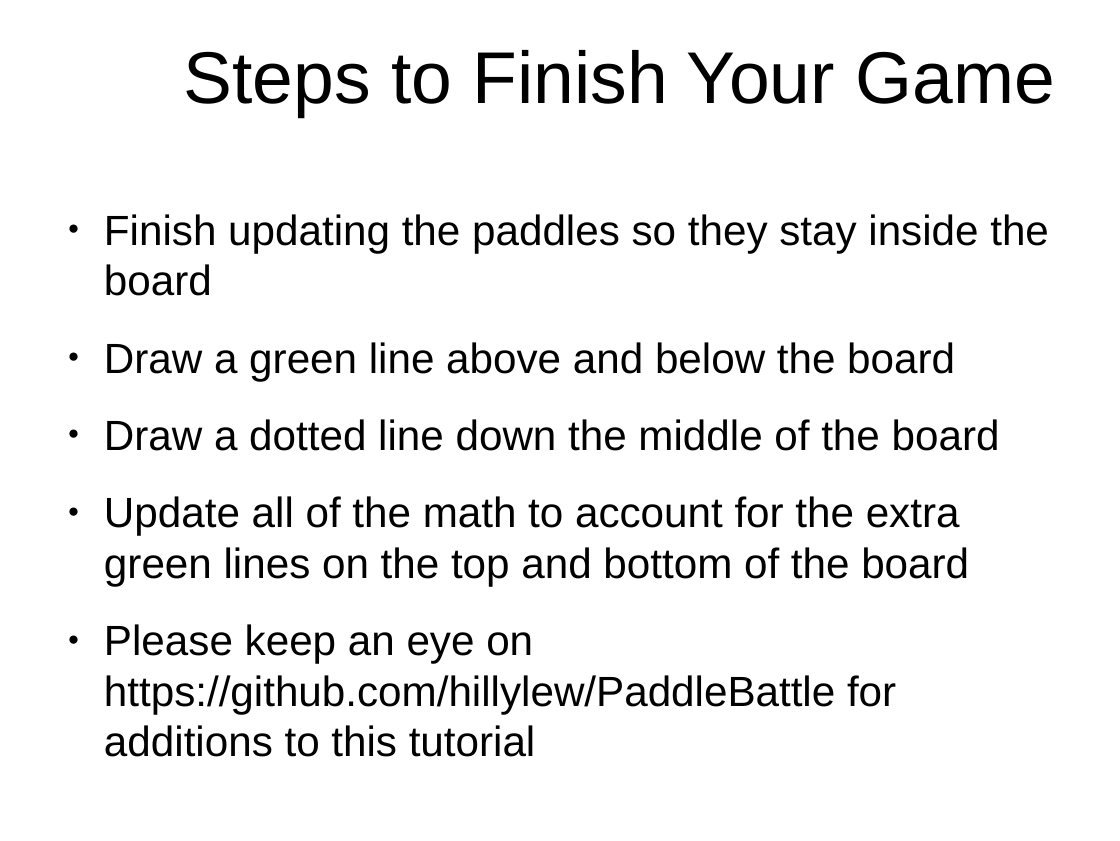
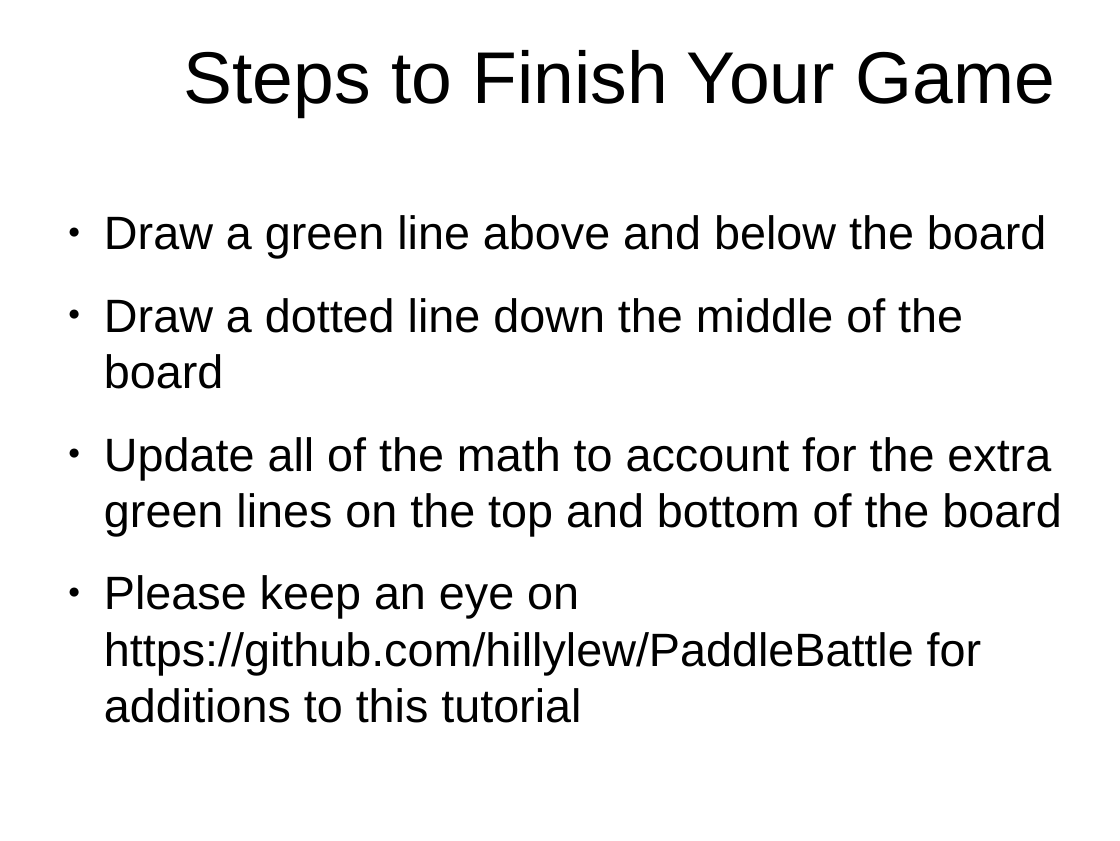
Before and after one commit to hillylew/PaddleBattle, a slide deck: slide 29 of PaddleBattle - Explorathon.odp (slide 30 before the commit). Drawn at 1120x841 pixels with LibreOffice and Linux fonts; fonts in the diff are those of the drawing; background and template pictures are left out. Boxes give left, top, right and bottom in pixels: in the first picture for what was removed or moved away, otherwise in the second. Text is boxed around its words. In the diff, an @@ line names an element or a change of style, - is before the commit and + after.

```diff
--- a/PaddleBattle - Explorathon.odp
+++ b/PaddleBattle - Explorathon.odp
@@ text "Draw a green line above ..." at <box>104,215,1061,675</box>: size 29.9 to 33.1 pt @@
@@ text at <box>104,214,1049,296</box>: paragraph removed @@
-● Finish updating the paddles so they stay inside the board
```
Also in this commit, not shown: 1 other slide changed, 1 slide removed.
